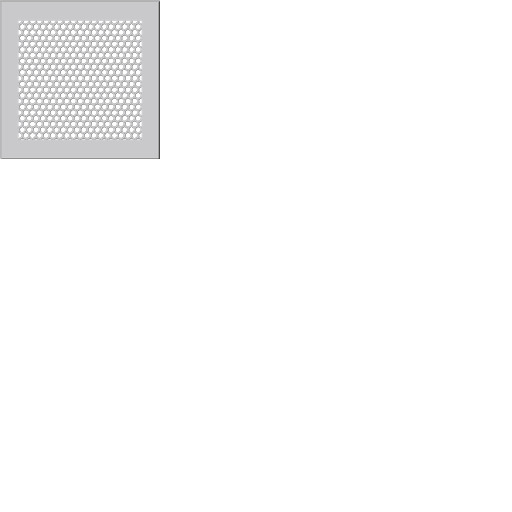
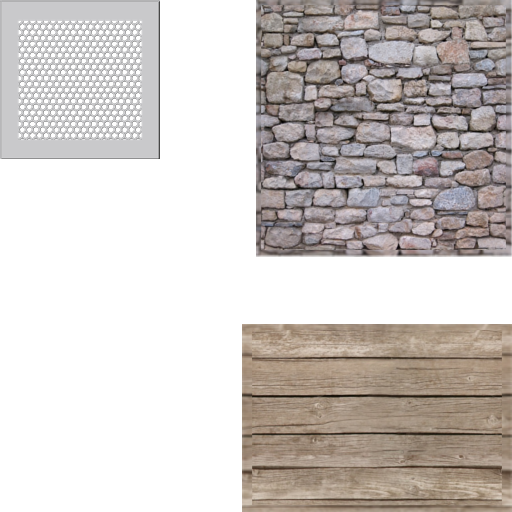
Layers edited between the first and the second 512 × 512 image:
added layer "Pasted Layer #3" above "Layer #1" over [261,5,506,250]
renamed "rooster" to "Pasted Layer #2", painted on it over [256,0,512,257]
added layer "Pasted Layer" above "Pasted Layer #1" over [252,330,502,505]
added layer "Pasted Layer #1" above "Layer" over [242,324,512,512]
